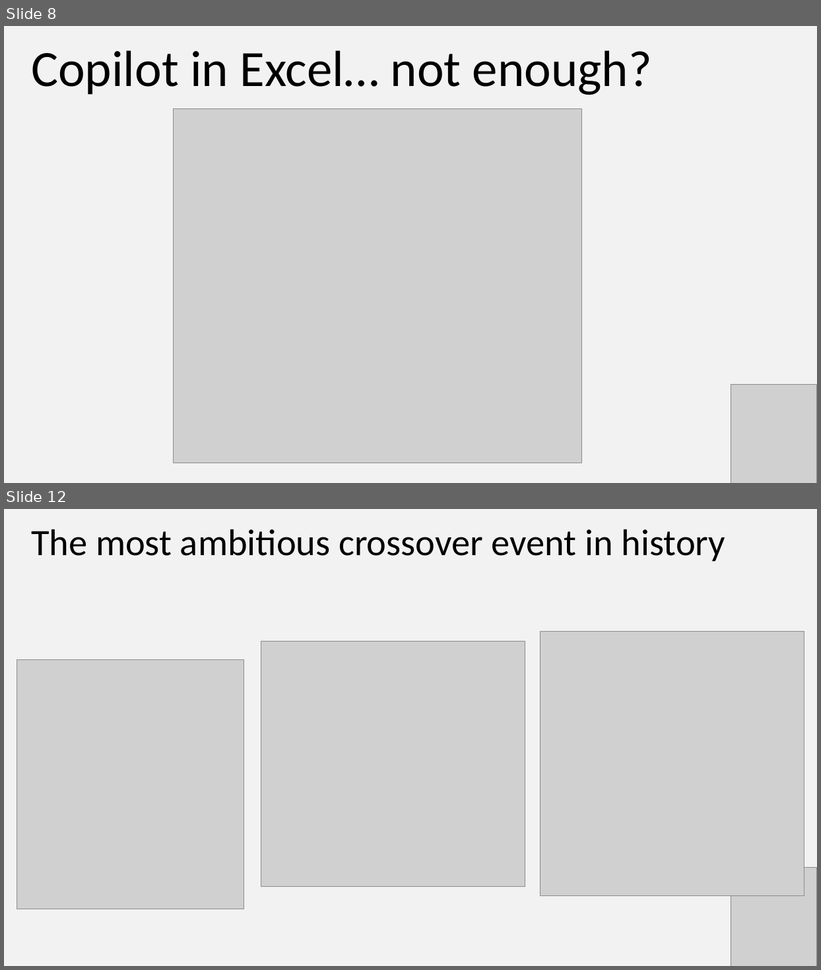
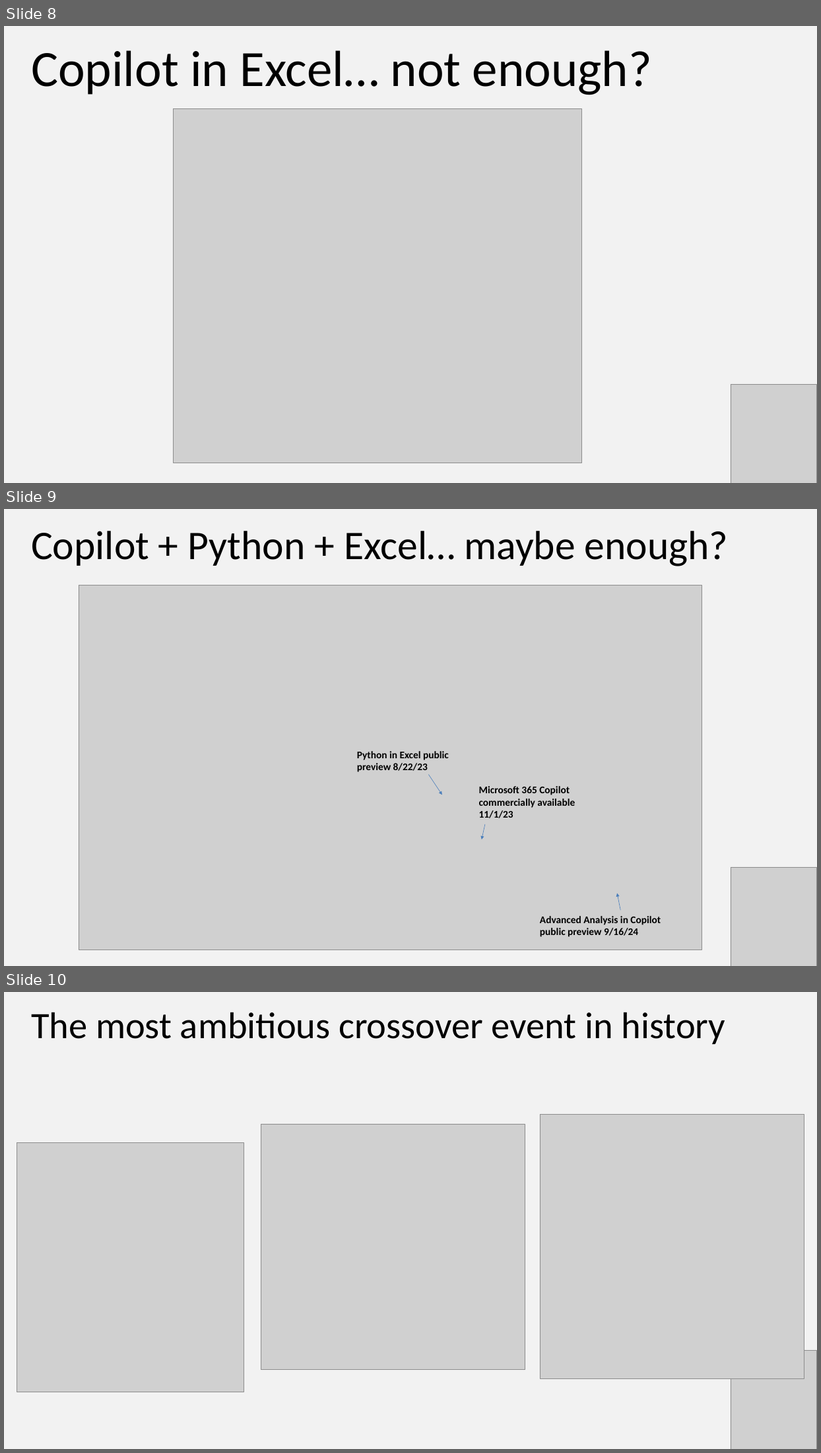
Before and after one commit to stringfestdata/xlgs-python-excel-copilot, a slide deck: xlgs-python-excel-copilot-slides.pptx. Shown one above the other, each under a label of ours: slides 8 and 12 before the commit, slides 8, 9 and 10 after it; the slides between them are not shown. The pictures are 821x970 and 821x1453 pixels, drawn with LibreOffice and Linux fonts; fonts in the diff are those of the drawing; grey boxes stand for pictures. Boxes give left, top, right and bottom in pixels: in the first picture for what was removed or moved away, otherwise in the second. Text is boxed around its words. In the diff, an @@ line names an element or a change of style, - is before the commit and + after.

```diff
--- a/xlgs-python-excel-copilot-slides.pptx
+++ b/xlgs-python-excel-copilot-slides.pptx
@@ slide 9 added at (4,509,817,966), background #F2F2F2 @@
@@ text added at (31,531,729,566), 72 pt, text #000000 @@
+Copilot + Python + Excel… maybe enough?
@@ picture added at (79,586,702,951) @@
@@ text added at (357,751,449,772), 18 pt, text #000000, bold @@
+Python in Excel public preview 8/22/23
@@ arrow added from (428, 774) to (442, 795), #4B7EBC 0.75 pt @@
@@ text added at (479,786,575,819), 18 pt, text #000000, bold @@
+Microsoft 365 Copilot commercially available 11/1/23
@@ arrow added from (485, 824) to (482, 840), #4B7EBC 0.75 pt @@
@@ picture added at (731,867,816,966) @@
@@ arrow added from (620, 911) to (617, 894), #4B7EBC 0.75 pt @@
@@ text added at (540,916,661,937), 18 pt, text #000000, bold @@
+Advanced Analysis in Copilot public preview 9/16/24
@@ what was slide 12 is now slide 10 @@
```
Also in this commit, not shown: 11 other slides added, 3 other files.
